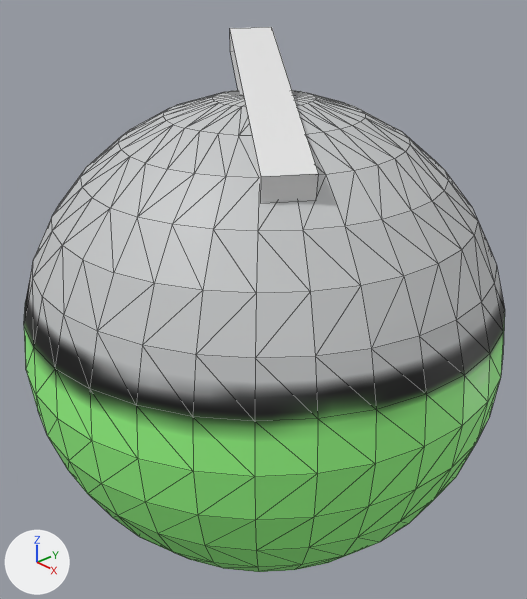
The Blender file Resources/Sample/Enemy/Enemy.blend, before and after one commit.
Camera for both pictures: a camera (50 mm lens) standing at (2.05, -1.94, 1.49) and looking at (-0.01, 0.01, 0.13). The lights are fixed; the arrows at lower left show +X, +Y and +Z. Mesh edges are drawn as thin lines.

The scene before the commit, as lines of its bpy script (objects in view):
```python
me_球 = bpy.data.meshes.new('球')
me_球.from_pydata(...)  # a UV sphere (32 segments, 16 rings, poles along y) spanning x -1.0..1.0, y -1.0..1.0, z -1.0..1.0
me_球.materials.append(mat_マテリアル)  # picture img_enemy_png
me_立方体 = bpy.data.meshes.new('立方体')
me_立方体.from_pydata(...)  # 8 vertices, 6 faces; spans x -0.574..0.44, y 0.77..1.189, z -0.456..0.356
me_立方体.materials.append(mat_マテリアル_002)  # white #e7e7e7
ob_球 = bpy.data.objects.new('球', me_球)
ob_球.location = (0.0, 0.0, 0.0)
ob_球.rotation_euler = (1.571, 0.0, -3.142)  # degrees (90, 0, -180)
ob_立方体 = bpy.data.objects.new('立方体', me_立方体)
ob_立方体.location = (0.0, 0.0, 0.0)
ob_立方体.rotation_euler = (1.571, 0.0, -3.142)  # degrees (90, 0, -180)
```
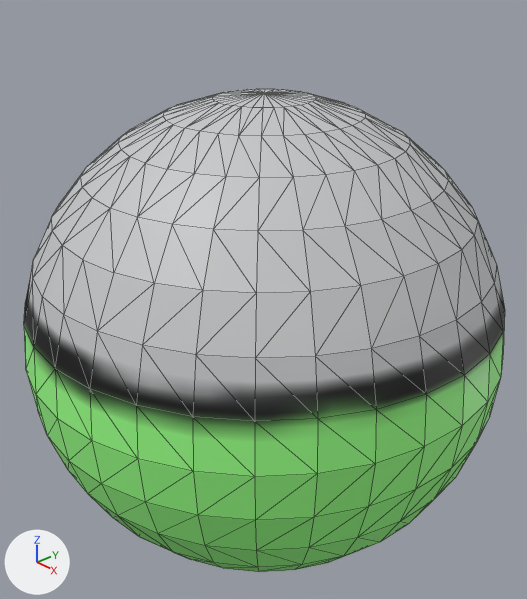
The newer file is also turned or shifted as a whole; pictures and numbers use the older file's frame.

Patch to the scene script:
```diff
--- a/Resources/Sample/Enemy/Enemy.blend.py
+++ b/Resources/Sample/Enemy/Enemy.blend.py
@@ ob_立方体 @@
-ob_立方体 = bpy.data.objects.new('立方体', me_立方体)
-ob_立方体.location = (0.0, 0.0, 0.0)
-ob_立方体.rotation_euler = (1.571, 0.0, -3.142)  # degrees (90, 0, -180)
```

Boxes (x1, y1, x2, y2) around the edits, measured in the pictures (527 x 599 px):
'立方体', deleted: before (230, 27, 319, 202)
